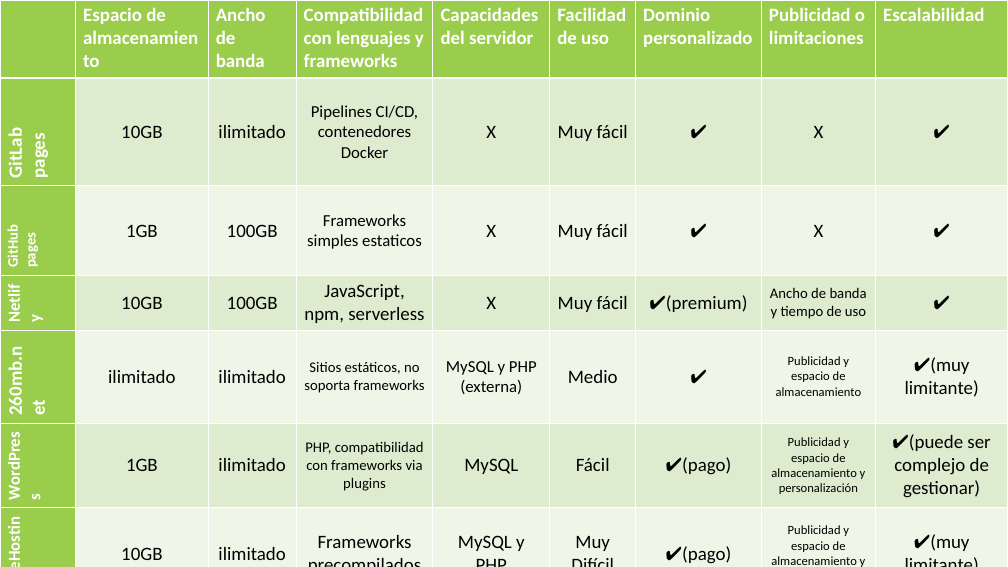
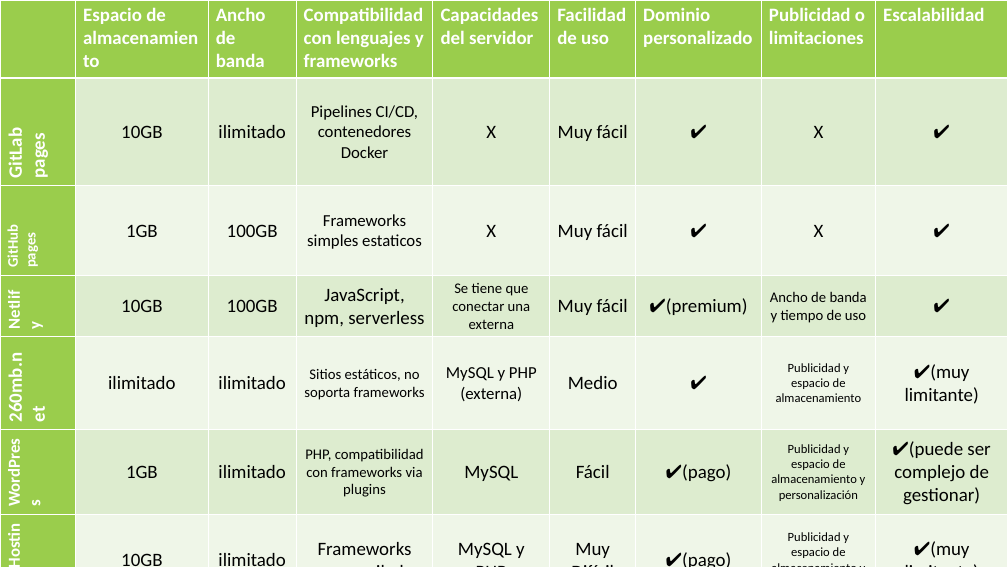
Before and after one commit to Sergioastur/Despliegue, a slide deck: slide 3 of Estudio sobre Alojamiento Web Gratuito para Despliegue de Aplicaciones/Estudio sobre Alojamiento Web Gratuito.pptx. Drawn at 1008x567 pixels with LibreOffice and Linux fonts; fonts in the diff are those of the drawing; background and template pictures are left out. Boxes give left, top, right and bottom in pixels: in the first picture for what was removed or moved away, otherwise in the second. Text is boxed around its words. In the diff, an @@ line names an element or a change of style, - is before the commit and + after.

```diff
--- a/Estudio sobre Alojamiento Web Gratuito para Despliegue de Aplicaciones/Estudio sobre Alojamiento Web Gratuito.pptx
+++ b/Estudio sobre Alojamiento Web Gratuito para Despliegue de Aplicaciones/Estudio sobre Alojamiento Web Gratuito.pptx
@@ table at (0, 0, 1008, 567) @@
-row 4, column 5: X
+row 4, column 5: Se tiene que conectar una externa
```
Also in this commit, not shown: 3 other slides changed, 1 other file.
